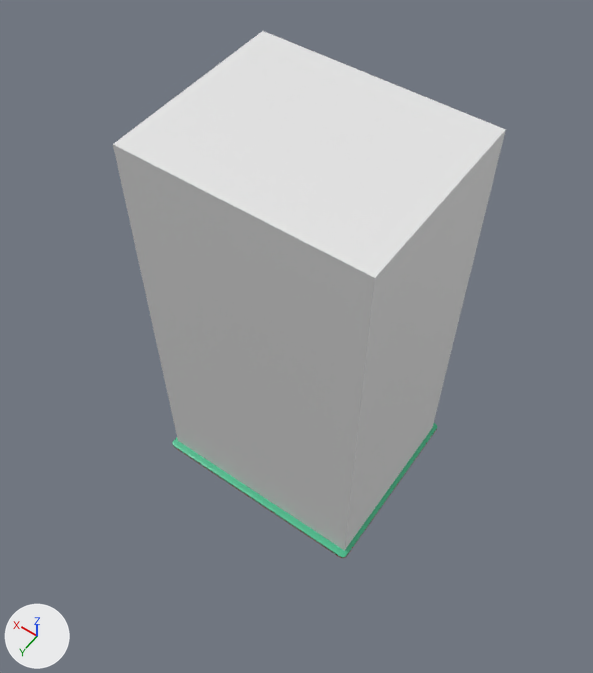
What one commit did to the Blender file JumpUp!/map.blend.
Rendered twice from a camera (50 mm lens) standing at (-58.2, 85.4, 171.3) and looking at (0.4, 3.3, 42.3). Every picture has the same lights, and +X, +Y and +Z are marked at lower left.

In view in the first picture: 'Cube', 'tileLarge_forest'.
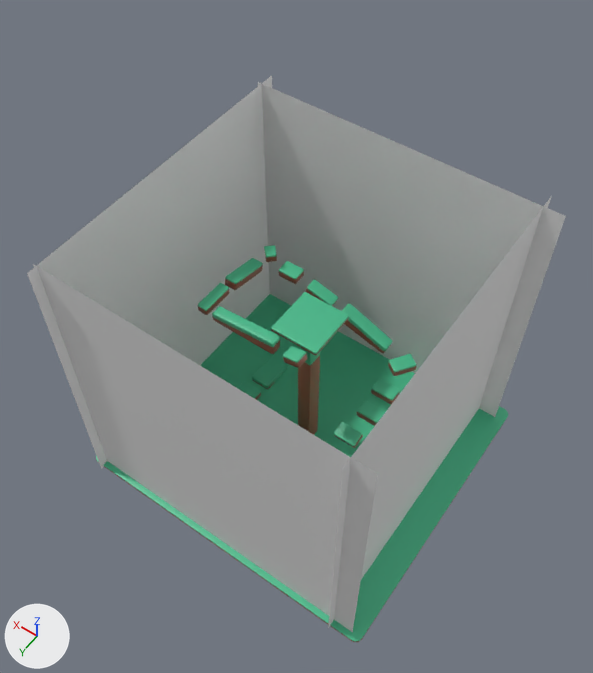
Diff of the bpy script that builds the scene:
```diff
--- a/JumpUp!/map.blend.py
+++ b/JumpUp!/map.blend.py
@@ mat_browndark_001 @@
+mat_browndark_001 = principled_material('BrownDark.001')
+mat_browndark_001.base_color = (0.327, 0.102, 0.0593)  # brown #9b5a45
+mat_browndark_001.roughness = 0.4
@@ mat_green_001 @@
+mat_green_001 = principled_material('Green.001')
+mat_green_001.base_color = (0.0653, 0.501, 0.266)  # green #48bc8d
+mat_green_001.roughness = 0.4
@@ me_plane_004 @@
+me_plane_004.from_pydata([(-1.0, -1.0, 0.0), (1.0, -1.0, 0.0), (-1.0, 1.0, 0.0), (1.0, 1.0, 0.0)], [], [(0, 1, 3, 2)])
@@ me_cube_013 @@
+me_cube_013.from_pydata(...)  # 176 vertices, 178 faces; spans x -1.0..1.0, y 0.0..2.0, z -1.0..1.0
+# faces by material slot: [89, 89]
+me_cube_013.materials.append(mat_green_001)  # green #48bc8d
+me_cube_013.materials.append(mat_browndark_001)  # brown #9b5a45
@@ ob_tilelarge_forest @@
 ob_tilelarge_forest.rotation_euler = (1.571, 0.0, 0.0)  # degrees (90, 0, 0)
-ob_tilelarge_forest.scale = (8.25, 1.0, 6.93)
+ob_tilelarge_forest.scale = (12.4, 1.0, 11.4)
@@ ob_cube @@
-ob_cube = bpy.data.objects.new('Cube', me_cube)
-ob_cube.location = (0.0, 0.0, 44.9)
-ob_cube.scale = (23.8, 19.2, 44.6)
@@ ob_plane_004 @@
+ob_plane_004 = bpy.data.objects.new('Plane.004', me_plane_004)
+ob_plane_004.location = (33.7, 0.4, 34.2)
+ob_plane_004.rotation_euler = (1.571, 0.0, -1.571)  # degrees (90, 0, -90)
+ob_plane_004.scale = (34.8, 33.8, 1.0)
@@ ob_plane_003 @@
+ob_plane_003 = bpy.data.objects.new('Plane.003', me_plane_004.copy())
+ob_plane_003.location = (0.0, -30.7, 34.2)
+ob_plane_003.rotation_euler = (1.571, 0.0, 0.0)  # degrees (90, 0, 0)
+ob_plane_003.scale = (34.8, 33.8, 1.0)
@@ ob_plane_002 @@
+ob_plane_002 = bpy.data.objects.new('Plane.002', me_plane_004.copy())
+ob_plane_002.location = (-30.4, 0.4, 34.2)
+ob_plane_002.rotation_euler = (1.571, 0.0, -1.571)  # degrees (90, 0, -90)
+ob_plane_002.scale = (34.8, 33.8, 1.0)
@@ ob_plane_001 @@
+ob_plane_001 = bpy.data.objects.new('Plane.001', me_plane_004.copy())
+ob_plane_001.location = (-0.1, 33.0, 34.2)
+ob_plane_001.rotation_euler = (1.571, 0.0, 0.0)  # degrees (90, 0, 0)
+ob_plane_001.scale = (34.8, 33.8, 1.0)
@@ ob_tilehigh_forest_013 @@
+ob_tilehigh_forest_013 = bpy.data.objects.new('tileHigh_forest.013', me_cube_013)
+ob_tilehigh_forest_013.location = (-2.6, 7.6, 41.3)
+ob_tilehigh_forest_013.rotation_euler = (1.814, 0.00642, 1.545)  # degrees (104, 0.4, 89)
+ob_tilehigh_forest_013.scale = (1.51, 1.01, 1.87)
```

Where the change shows, as pixel boxes [x1, y1, x2, y2] in the pictures (593 x 673 px):
'Cube', deleted: before [113, 31, 506, 551]
'Plane.003', added: after [258, 82, 566, 417]
'Plane.001', added: after [33, 264, 378, 632]
'Plane.004', added: after [27, 76, 272, 469]
'tileLarge_forest', rescaled: before [172, 423, 437, 558]; after [96, 294, 508, 642]
'Plane.002', added: after [328, 196, 552, 628]
'tileHigh_forest.013', added: after [283, 346, 308, 368]
    faces in mat_green_001 (green #48bc8d): [283, 346, 306, 363]
    faces in mat_browndark_001 (brown #9b5a45): [283, 354, 308, 368]
'tileLarge_forest.001', unchanged, uncovered by the edit: after [271, 292, 349, 356]
